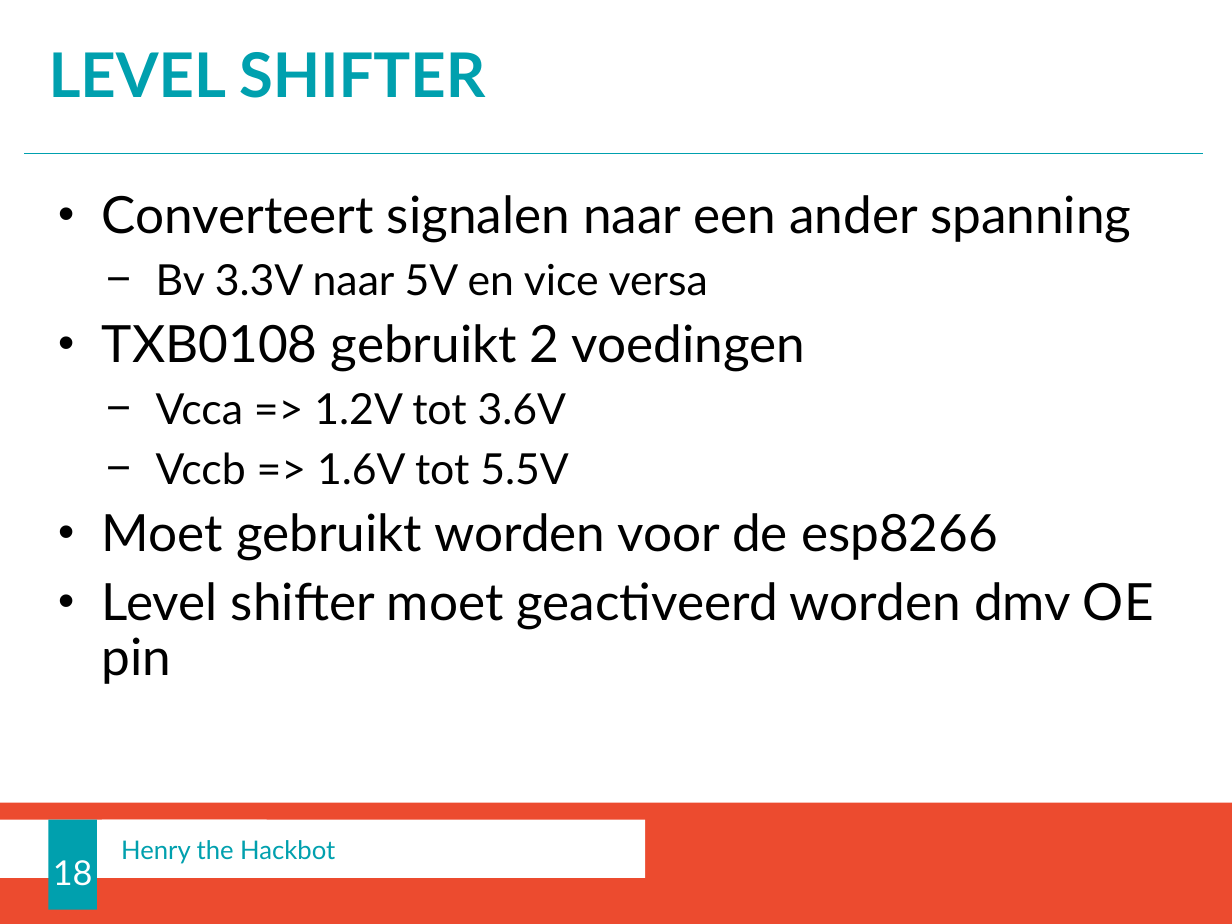
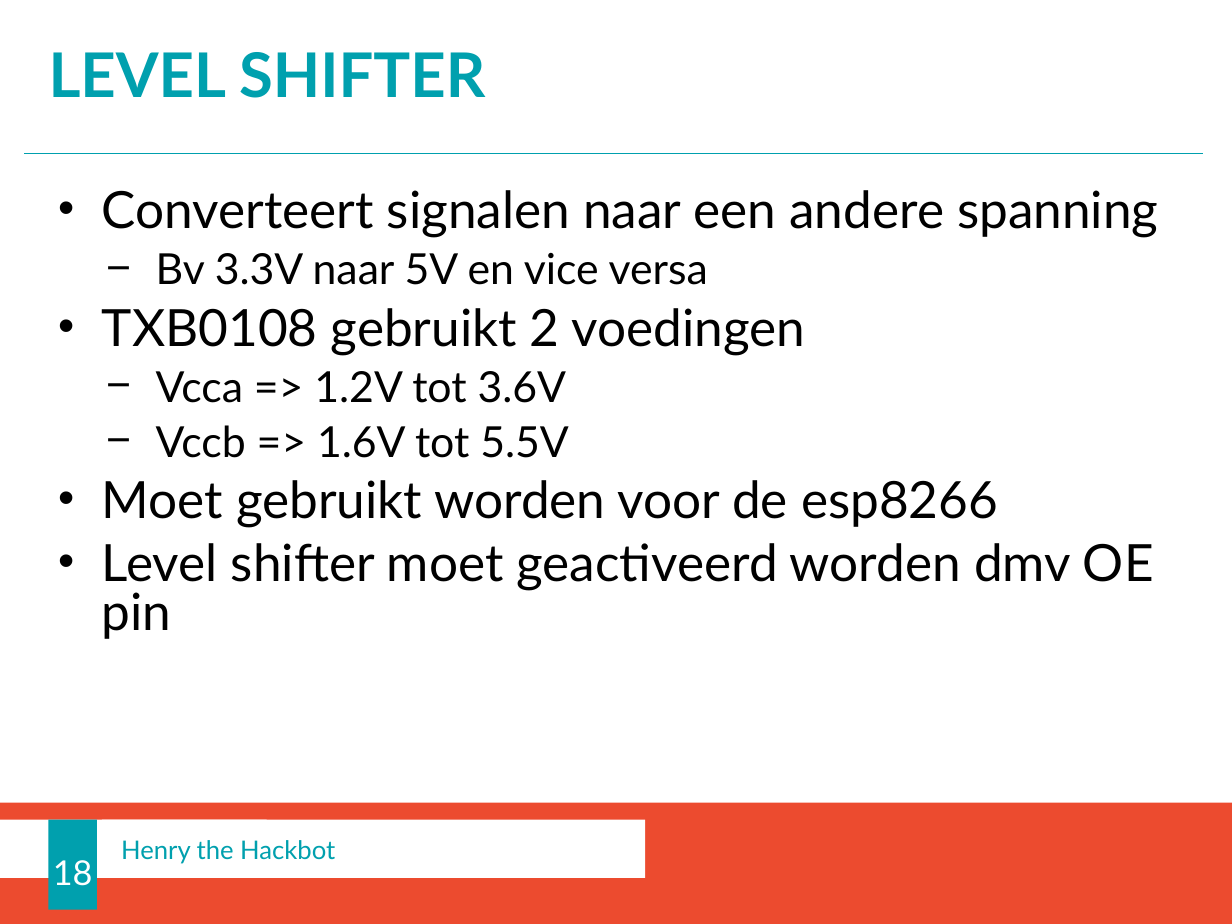
Before and after one commit to bendelathouwer/Advanced-PCB, a slide deck: slide 18 of av en presentatie/Advanced pcb labo NL.pptx. Drawn at 1232x924 pixels with LibreOffice and Linux fonts; fonts in the diff are those of the drawing; background and template pictures are left out. Boxes give left, top, right and bottom in pixels: in the first picture for what was removed or moved away, otherwise in the second. Text is boxed around its words. In the diff, an @@ line names an element or a change of style, - is before the commit and + after.

```diff
--- a/av en presentatie/Advanced pcb labo NL.pptx
+++ b/av en presentatie/Advanced pcb labo NL.pptx
@@ text at (102, 190, 1158, 238): text changed @@
-• Converteert signalen naar een ander spanning
+• Converteert signalen naar een andere spanning
@@ text at (102, 253, 1154, 639): line spacing 0.9 to 0.8 @@
```
Also in this commit, not shown: 6 other slides changed, 38 other files.
